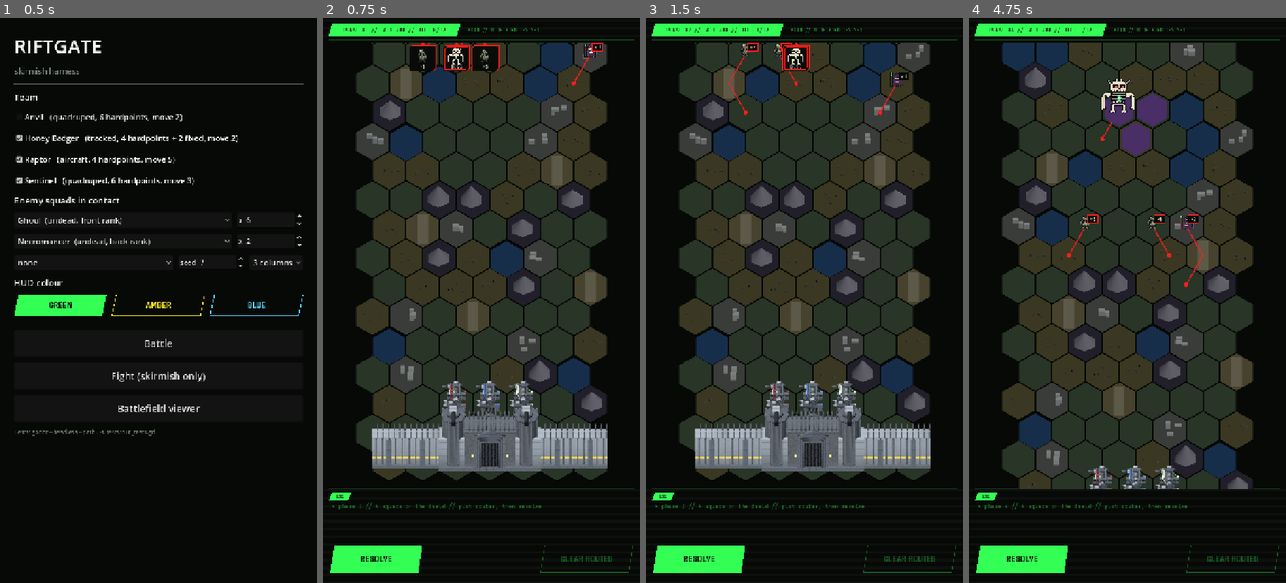
Above: before the commit, frames 1-4 (left to right).
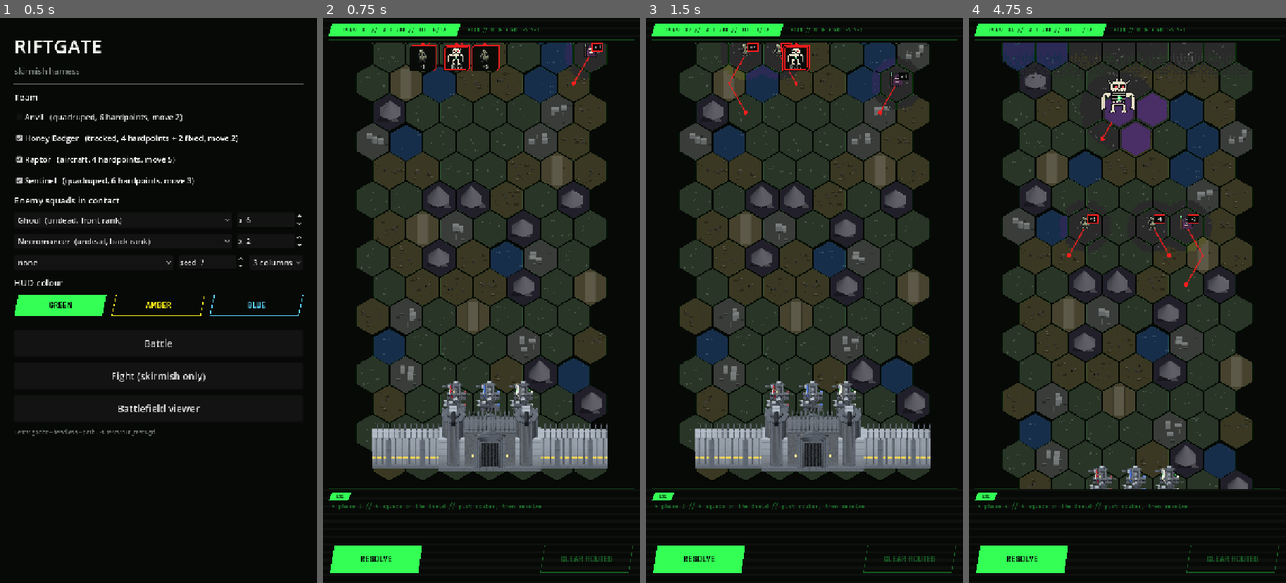
Above: after the commit, the same moments.

Repository: ryanjdmartin/riftgate
Game: Godot game, scene res://game/harness.tscn
Same seed, same stepped clock (60 frames per second), same inputs: the game is played once before the commit and once after it.
Inputs (mouse positions are in pixels of both pictures, inside the frame that each line leads up to):
- Up to frame 1 (0.5 s): no input
- Up to frame 2 (0.75 s): click "Battle" at 0.5 s
- Up to frame 3 (1.5 s): click "RESOLVE" at 1.25 s
- Up to frame 4 (4.75 s): click "RESOLVE" at 2 s; click "RESOLVE" at 2.75 s; tap Enter at 3.5 s; drag from (1127, 266) to (1159, 176) at 3.52 s; tap Space at 4.25 s; drag from (1064, 328) to (1111, 413) at 4.27 s

Frame 1 is identical in both runs. In frame 2, 0.8% of the frame differs, in the area x 10-90%, y 4-82%; in frame 3, 1.0%; in frame 4, 1.4%, in the area x 10-90%, y 4-84%.

Commit message:
The other world bleeds into the battlefield: painted map, ground texture, bleed compositor, prop collapse
PaintedMap renders the flat map once; the 3D ground wears it through ground.gdshader by world position, so the terrain marks live in one texture. Bleed (bleed.gd) is the gradient south of the rift plus a radius around every squad; bleed.gdshader mixes the 3D scene with the posterized painted map by it, with a Bayer-dithered pixel-stepped edge, inside a compositor SubViewport the map view draws under its overlays. Map3D collapses each hex's props and the gate and walls by the same function, flat before the pixels turn. The screenshot tool gains a north pose for the rift end.

Co-Authored-By: Claude Fable 5.1 <noreply@anthropic.com>

Diff:
--- a/game/battle/battle_map_view.gd
+++ b/game/battle/battle_map_view.gd
@@ -39,6 +39,9 @@
 
 var _origin := Vector2.ZERO
 var _map3d: Map3D = null             # the battlefield's geometry; null only when headless
+var _painted: SubViewport = null     # the flat painted map, rendered once
+var _mix: SubViewport = null         # the two worlds mixed by the bleed, drawn under the overlays
+var _composite: TextureRect = null   # the rect inside _mix that carries the bleed shader
 var _tags: Array = []                # [[Rect2, Unit], ...] the off-screen portraits, as drawn
 var _pressed := false
 var _dragged := false
@@ -58,14 +61,45 @@
 	field = f
 	_layout()
 	scroll_to_bottom()
-	# The battlefield is geometry (decided 19 September); headless runs have no renderer and
-	# fall back to the painted map alone.
+	# The battlefield is geometry with the other world bleeding in (decided 19 September):
+	# the painted map rendered once, the 3D scene whose ground wears it, and a compositor
+	# that mixes the two by the bleed, drawn behind this control's own overlays. Headless
+	# runs have no renderer and fall back to the painted map alone.
 	if DisplayServer.get_name() != "headless":
-		if _map3d != null:
-			_map3d.queue_free()
+		for old in [_painted, _map3d, _mix]:
+			if old != null:
+				old.queue_free()
+		var map_size := Vector2(size.x, _map_px_height())
+		_painted = SubViewport.new()
+		_painted.size = Vector2i(map_size)
+		_painted.transparent_bg = true
+		_painted.render_target_update_mode = SubViewport.UPDATE_ONCE
+		_painted.canvas_item_default_texture_filter = SubViewport.DEFAULT_CANVAS_ITEM_TEXTURE_FILTER_NEAREST
+		add_child(_painted)
+		var painted := PaintedMap.new()
+		painted.size = map_size
+		painted.setup(field, _origin, HEX_SIZE)
+		_painted.add_child(painted)
 		_map3d = Map3D.new()
 		add_child(_map3d)
-		_map3d.setup(field, Vector2(size.x, _map_px_height()), _origin, HEX_SIZE)
+		_map3d.setup(field, map_size, _origin, HEX_SIZE, _painted.get_texture())
+		# The compositor runs in its own 2D viewport: a rect the size of the map, textured
+		# with the 3D scene, whose shader mixes in the painted map by the bleed.
+		_mix = SubViewport.new()
+		_mix.size = Vector2i(map_size)
+		_mix.transparent_bg = true
+		_mix.render_target_update_mode = SubViewport.UPDATE_ALWAYS
+		_mix.canvas_item_default_texture_filter = SubViewport.DEFAULT_CANVAS_ITEM_TEXTURE_FILTER_NEAREST
+		add_child(_mix)
+		_composite = TextureRect.new()
+		_composite.texture = _map3d.get_texture()
+		_composite.size = map_size
+		var mat := ShaderMaterial.new()
+		mat.shader = load("res://game/battle/bleed.gdshader")
+		mat.set_shader_parameter("painted", _painted.get_texture())
+		mat.set_shader_parameter("map_size", map_size)
+		_composite.material = mat
+		_mix.add_child(_composite)
 	queue_redraw()
 
 
@@ -154,10 +188,17 @@
 	var hud := Palette.HUD
 	var map := field.map
 	if _map3d != null:
-		# The ground, the structures and the mechs are geometry in the 3D viewport; the foes,
-		# being pictures from the other world, and every overlay are drawn here on top.
+		# The ground, the structures and the mechs are geometry in the 3D viewport, mixed
+		# with the painted map by the compositor behind this drawing; the foes, being
+		# pictures from the other world, and every overlay are drawn here on top.
 		_map3d.sync()
-		draw_texture_rect(_map3d.get_texture(), Rect2(Vector2(0, scroll_y), Vector2(_map3d.size)), false)
+		var mat: ShaderMaterial = _composite.material
+		var src := Bleed.sources(field, _origin, HEX_SIZE)
+		mat.set_shader_parameter("grad", Bleed.gradient(field, _origin, HEX_SIZE))
+		mat.set_shader_parameter("source_count", src.size())
+		src.resize(Bleed.MAX_SOURCES)
+		mat.set_shader_parameter("sources", src)
+		draw_texture_rect(_mix.get_texture(), Rect2(Vector2(0, scroll_y), Vector2(_mix.size)), false)
 	else:
 		# Headless: the painted map, so the view still lays out and the structures still show.
 		for h in map.all_hexes():
--- /dev/null
+++ b/game/battle/bleed.gd
@@ -0,0 +1,52 @@
+class_name Bleed
+extends RefCounted
+
+## The other world's bleed into the reconstruction (decided 19 September): how much of the
+## third dimension is gone at a point of the map, from 0 (solid geometry) to 1 (the flat
+## painted world). Two sources, and they stack: the rift's own bleed, a gradient that fades
+## out south of it, and a radius around every squad that moves with it. The same function
+## lives in `bleed.gdshader` for the pixels that turn 2D; keep the two identical.
+##
+## Later knobs: the gradient could grow with Rift Pressure, so the corruption spreads south
+## as the clock runs.
+
+const SQUAD_RADIUS_HEX := 1.7
+const BOSS_RADIUS_HEX := 2.6
+const RIFT_RADIUS_HEX := 2.6
+const GRADIENT_ROWS := 5.0      # the rift's bleed is total on its row and gone this many rows south
+const FLAT_AT := 0.5            # props are fully collapsed by this much bleed, before the pixels turn
+const MAX_SOURCES := 32         # the shader's array size
+
+
+## Where the rift's gradient is total and where it is gone, as map-pixel y (no scroll).
+static func gradient(field: Battlefield, origin: Vector2, hex_px: float) -> Vector2:
+	var y_full := origin.y + Hex.to_pixel(field.map.rift, hex_px).y
+	return Vector2(y_full, y_full + GRADIENT_ROWS * 1.5 * hex_px)
+
+
+## The sources of bleed as (x, y, radius) in map pixels: the rift, then every squad.
+static func sources(field: Battlefield, origin: Vector2, hex_px: float) -> PackedVector3Array:
+	var out := PackedVector3Array()
+	var r := origin + Hex.to_pixel(field.map.rift, hex_px)
+	out.append(Vector3(r.x, r.y, RIFT_RADIUS_HEX * hex_px))
+	for sq in field.squads():
+		if out.size() >= MAX_SOURCES:
+			break
+		var p := origin + Hex.to_pixel(sq.pos, hex_px)
+		out.append(Vector3(p.x, p.y, (BOSS_RADIUS_HEX if sq.is_multi_hex() else SQUAD_RADIUS_HEX) * hex_px))
+	return out
+
+
+## The bleed at a map pixel, 0 to 1.
+static func at(px: Vector2, grad: Vector2, src: PackedVector3Array) -> float:
+	var m := 1.0 - clampf((px.y - grad.x) / maxf(1.0, grad.y - grad.x), 0.0, 1.0)
+	for s in src:
+		var d := px.distance_to(Vector2(s.x, s.y))
+		m = maxf(m, 1.0 - smoothstep(s.z * 0.55, s.z, d))
+	return m
+
+
+## How much of a prop's height still stands under this much bleed: 1 whole, 0 flat. Props
+## are flat before the pixels turn 2D, so a mountain sinks into its painting, never sliced.
+static func standing(bleed: float) -> float:
+	return 1.0 - clampf(bleed / FLAT_AT, 0.0, 1.0)
--- /dev/null
+++ b/game/battle/bleed.gdshader
@@ -0,0 +1,45 @@
+// The compositor of the two worlds (decided 19 September). TEXTURE is the 3D battlefield;
+// `painted` is the flat painted map, the other world. Where the bleed is high the painted
+// map shows through, posterized into the foes' register, with a dithered, pixel-stepped
+// edge so the seam is a coarse 2D thing and never a smooth 3D fade. The bleed function is
+// the same as Bleed.at in bleed.gd; keep them identical.
+shader_type canvas_item;
+
+uniform sampler2D painted : filter_nearest;
+uniform vec2 map_size = vec2(1.0, 1.0);
+uniform vec2 grad = vec2(0.0, 1.0);          // y where the rift's bleed is total, y where it is gone
+uniform vec3 sources[32];                    // x, y, radius in map pixels
+uniform int source_count = 0;
+uniform float cell = 4.0;                    // the dither's pixel step
+uniform float levels = 6.0;                  // posterize steps per channel on the flat side
+
+float bleed_at(vec2 px) {
+	float m = 1.0 - clamp((px.y - grad.x) / max(1.0, grad.y - grad.x), 0.0, 1.0);
+	for (int i = 0; i < source_count; i++) {
+		vec3 s = sources[i];
+		float d = distance(px, s.xy);
+		m = max(m, 1.0 - smoothstep(s.z * 0.55, s.z, d));
+	}
+	return m;
+}
+
+// Bayer 4x4 threshold, 0..1, from the cell's integer coordinates.
+float bayer(ivec2 c) {
+	ivec2 lo = c - (c / 2) * 2;
+	ivec2 h2 = c / 2;
+	ivec2 hi = h2 - (h2 / 2) * 2;
+	float m2lo = float(3 * lo.y + 2 * lo.x - 4 * lo.x * lo.y);
+	float m2hi = float(3 * hi.y + 2 * hi.x - 4 * hi.x * hi.y);
+	return (m2lo * 4.0 + m2hi + 0.5) / 16.0;
+}
+
+void fragment() {
+	vec2 px = UV * map_size;
+	ivec2 c = ivec2(floor(px / cell));
+	vec2 q = (vec2(c) + 0.5) * cell;
+	float k = smoothstep(0.35, 0.65, bleed_at(q));
+	vec4 scene = texture(TEXTURE, UV);
+	vec4 other = texture(painted, UV);
+	other.rgb = floor(other.rgb * levels + 0.5) / levels;
+	COLOR = (k > bayer(c)) ? other : scene;
+}
--- /dev/null
+++ b/game/battle/ground.gdshader
@@ -0,0 +1,22 @@
+// The 3D ground wears the painted map: each hex samples the flat map by its world position,
+// so the terrain marks live in one texture and the 3D side fades into the very picture it
+// stands on (decided 19 September). Unshaded, so the palette stays exact.
+shader_type spatial;
+render_mode unshaded, cull_disabled, shadows_disabled;
+
+uniform sampler2D painted : source_color, filter_nearest;
+uniform vec2 origin = vec2(0.0, 0.0);     // where hex (0,0) sits in the map, in pixels
+uniform vec2 map_size = vec2(1.0, 1.0);
+uniform float ppu = 1.0;                  // screen pixels per model unit
+uniform float sin_pitch = 1.0;            // depth is stretched by this, so undo it
+
+varying vec3 wpos;
+
+void vertex() {
+	wpos = (MODEL_MATRIX * vec4(VERTEX, 1.0)).xyz;
+}
+
+void fragment() {
+	vec2 px = vec2(wpos.x * ppu + origin.x, wpos.z * ppu * sin_pitch + origin.y);
+	ALBEDO = texture(painted, px / map_size).rgb;
+}
--- a/game/battle/map_3d.gd
+++ b/game/battle/map_3d.gd
@@ -26,13 +26,16 @@
 var _ppu: float = 1.0           # screen pixels per model unit
 var _sin: float = 1.0
 var _origin := Vector2.ZERO     # where hex (0,0) sits in this viewport, in pixels
+var painted: Texture2D          # the flat painted map the ground wears (PaintedMap)
 var _camera: Camera3D
 var _units: Dictionary = {}     # unit id -> Node3D
-var _statics: Array = []
-
-
-func setup(f: Battlefield, view_size: Vector2, origin: Vector2, hex_size: float) -> void:
+var _props: Dictionary = {}     # hex -> Node3D holding that hex's props, collapsed by the bleed
+var _structs: Array = []        # [[hex, Node3D], ...] the gate and walls, collapsed the same way
+
+
+func setup(f: Battlefield, view_size: Vector2, origin: Vector2, hex_size: float, painted_map: Texture2D) -> void:
 	field = f
+	painted = painted_map
 	hex_px = hex_size
 	_origin = origin
 	_ppu = hex_px / HEX_WORLD
@@ -88,6 +91,18 @@
 	return m
 
 
+## The ground samples the painted map by world position (ground.gdshader).
+func _ground_material() -> ShaderMaterial:
+	var m := ShaderMaterial.new()
+	m.shader = load("res://game/battle/ground.gdshader")
+	m.set_shader_parameter("painted", painted)
+	m.set_shader_parameter("origin", _origin)
+	m.set_shader_parameter("map_size", Vector2(size))
+	m.set_shader_parameter("ppu", _ppu)
+	m.set_shader_parameter("sin_pitch", _sin)
+	return m
+
+
 ## A prop (a peak, rubble, a rock): lit, so its faces read as volume.
 func _lit(color: Color) -> StandardMaterial3D:
 	var m := StandardMaterial3D.new()
@@ -118,6 +133,7 @@
 	var fill := _hex_mesh(1.5)
 	var rim := _hex_mesh(0.0)
 	var rim_mat := _flat(Color(Palette.HUD, 0.10).blend(Palette.BG))
+	var ground_mat := _ground_material()
 	var map := field.map
 	var rng := RandomNumberGenerator.new()
 	for h in map.all_hexes():
@@ -132,9 +148,15 @@
 		add_child(r)
 		var g := MeshInstance3D.new()
 		g.mesh = fill
-		g.material_override = _flat(TERRAIN[t])
+		g.material_override = ground_mat
 		g.position = at + drop
 		add_child(g)
+		# The hex's props hang off one node at ground level, so the bleed can collapse them
+		# by scaling its height: every prop sinks into the painting beneath it.
+		var props := Node3D.new()
+		props.position = at
+		add_child(props)
+		_props[h] = props
 		rng.seed = h.x * 131 + h.y * 7919
 		match t:
 			BattleMap.Terrain.MOUNTAIN:
@@ -146,8 +168,8 @@
 				var mi := MeshInstance3D.new()
 				mi.mesh = cone
 				mi.material_override = _lit(TERRAIN[t].lightened(0.18))
-				mi.position = at + Vector3(rng.randf_range(-3, 3), cone.height * 0.5, rng.randf_range(-2, 2))
-				add_child(mi)
+				mi.position = Vector3(rng.randf_range(-3, 3), cone.height * 0.5, rng.randf_range(-2, 2))
+				props.add_child(mi)
 			BattleMap.Terrain.RUINS:
 				for k in range(3):
 					var b := BoxMesh.new()
@@ -155,8 +177,8 @@
 					var mi := MeshInstance3D.new()
 					mi.mesh = b
 					mi.material_override = _lit(TERRAIN[t].lightened(0.25))
-					mi.position = at + Vector3(rng.randf_range(-16, 16), b.size.y * 0.5, rng.randf_range(-12, 12))
-					add_child(mi)
+					mi.position = Vector3(rng.randf_range(-16, 16), b.size.y * 0.5, rng.randf_range(-12, 12))
+					props.add_child(mi)
 			BattleMap.Terrain.ROUGH:
 				for k in range(4):
 					var b := BoxMesh.new()
@@ -164,17 +186,17 @@
 					var mi := MeshInstance3D.new()
 					mi.mesh = b
 					mi.material_override = _lit(TERRAIN[t].darkened(0.25))
-					mi.position = at + Vector3(rng.randf_range(-18, 18), b.size.y * 0.5, rng.randf_range(-14, 14))
+					mi.position = Vector3(rng.randf_range(-18, 18), b.size.y * 0.5, rng.randf_range(-14, 14))
 					mi.rotation.y = rng.randf_range(0, TAU)
-					add_child(mi)
+					props.add_child(mi)
 			BattleMap.Terrain.ROAD:
 				var b := BoxMesh.new()
 				b.size = Vector3(HEX_WORLD * 0.55, 0.3, HEX_WORLD * 1.5 / _sin)
 				var mi := MeshInstance3D.new()
 				mi.mesh = b
 				mi.material_override = _flat(TERRAIN[t].lightened(0.12))
-				mi.position = at + Vector3(0, 0.2, 0)
-				add_child(mi)
+				mi.position = Vector3(0, 0.2, 0)
+				props.add_child(mi)
 
 
 func _model(id: String, maker: String, paint: Dictionary = {}) -> Node3D:
@@ -191,6 +213,7 @@
 		g.position = _hex_world(map.gate)
 		g.rotation.y = PI   # facing north
 		add_child(g)
+		_structs.append([map.gate, g])
 	if MechView3D.has_model("wall"):
 		for w in map.wall_hexes:
 			if Hex.axial_to_offset(w).y != map.height - 1:
@@ -199,6 +222,7 @@
 			m.position = _hex_world(w)
 			m.rotation.y = PI
 			add_child(m)
+			_structs.append([w, m])
 
 
 func _build_camera() -> void:
@@ -215,8 +239,15 @@
 	_camera.look_at_from_position(target + back * CAMERA_DISTANCE, target, Vector3.UP)
 
 
-## Put every mech where the field says it is, as a model turned to its facing.
+## Put every mech where the field says it is, as a model turned to its facing, and collapse
+## the props and structures under the bleed: where the other world has reached, height goes.
 func sync() -> void:
+	var grad := Bleed.gradient(field, _origin, hex_px)
+	var src := Bleed.sources(field, _origin, hex_px)
+	for h in _props.keys():
+		(_props[h] as Node3D).scale.y = maxf(0.02, Bleed.standing(Bleed.at(_origin + Hex.to_pixel(h, hex_px), grad, src)))
+	for s in _structs:
+		(s[1] as Node3D).scale.y = maxf(0.02, Bleed.standing(Bleed.at(_origin + Hex.to_pixel(s[0], hex_px), grad, src)))
 	var seen := {}
 	for u in field.units:
 		seen[u.id] = true
--- /dev/null
+++ b/game/battle/painted_map.gd
@@ -0,0 +1,34 @@
+class_name PaintedMap
+extends Control
+
+## The battlefield as the other world holds it: the flat painted map, hex fills with the
+## terrain marks and the grid, drawn once into a texture the size of the whole map. The 3D
+## ground wears it (ground.gdshader) and the bleed shows it through (bleed.gdshader). No
+## structures and no units: the walls collapse into it and the foes are drawn over it.
+
+var field: Battlefield
+var origin := Vector2.ZERO
+var hex_px: float = 44.0
+
+
+func setup(f: Battlefield, o: Vector2, hex_size: float) -> void:
+	field = f
+	origin = o
+	hex_px = hex_size
+	mouse_filter = Control.MOUSE_FILTER_IGNORE
+	queue_redraw()
+
+
+func _draw() -> void:
+	if field == null:
+		return
+	var map := field.map
+	for h in map.all_hexes():
+		var c: Vector2 = origin + Hex.to_pixel(h, hex_px)
+		# Opaque under the whole hex, so the grid strokes blend and the 3D ground samples
+		# true colours; transparent outside, so the bleed's dither never shows off the map.
+		draw_colored_polygon(Hex.corners(c, hex_px), Palette.BG)
+		var pts := Hex.corners(c, hex_px - 1.5)
+		draw_colored_polygon(pts, TerrainArt.colour(map.terrain[h]))
+		TerrainArt.draw(self, c, hex_px, map.terrain[h], h.x * 131 + h.y * 7919, 0.9)
+		Hud.stroke_poly(self, pts, Color(Palette.HUD, 0.10), 1.0)
--- a/tools/screenshot.gd
+++ b/tools/screenshot.gd
@@ -86,6 +86,10 @@
 					s._on_hex_tapped(dests[dests.size() / 2])
 		"hold":
 			s._on_unit_held(b.field.squads()[0])
+		"north":
+			# The rift end of the map, where the other world bleeds in.
+			s._map.scroll_y = 0.0
+			s._map.queue_redraw()
 		"resolve":
 			s._on_resolve()
 		"contact":
Not shown, added: game/battle/bleed.gd.uid
Not shown, added: game/battle/bleed.gdshader.uid
Not shown, added: game/battle/ground.gdshader.uid
Not shown, added: game/battle/painted_map.gd.uid
Not shown, changed: docs/status.md
